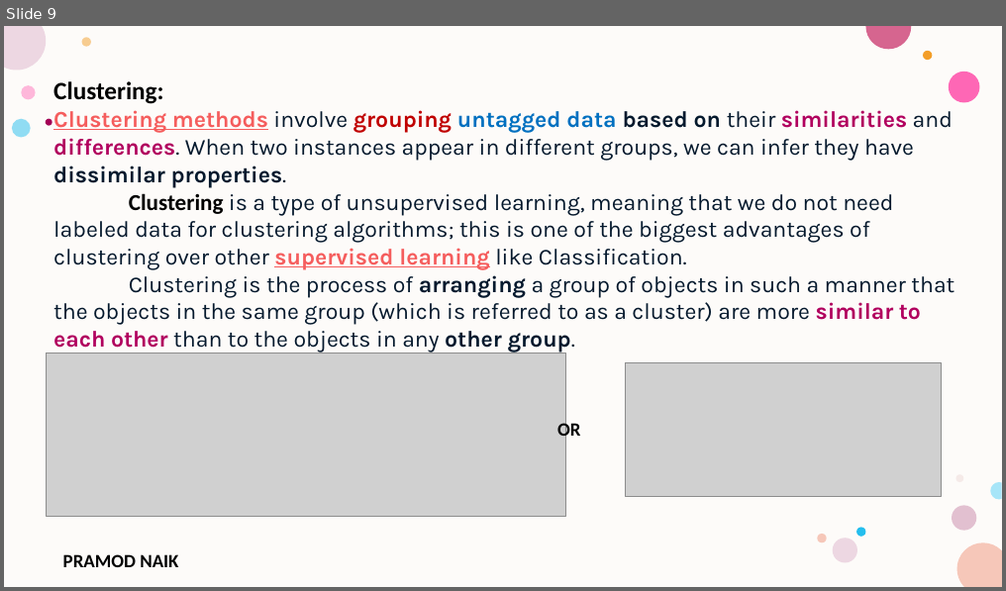
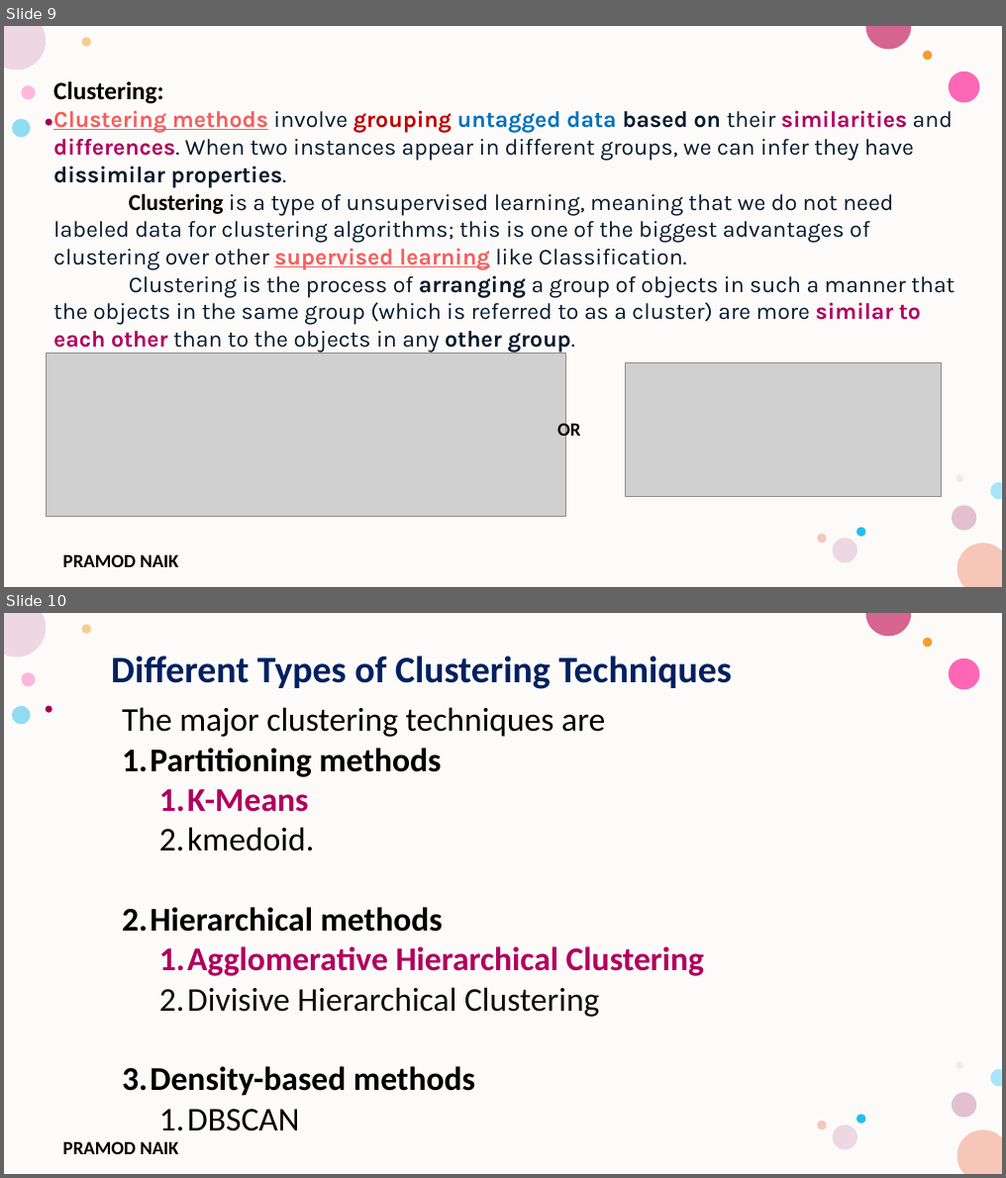
Before and after one commit to PRAMODNAIK-DEV/MCA-2nd-Sem-ML-Data-Analytics-Shridevi-College, a slide deck: Theory Class-Notes/Unit-3 Unsupervised Learning.pptx. Shown one above the other, each under a label of ours: slide 9 before the commit, slides 9 and 10 after it. The pictures are 1006x591 and 1006x1178 pixels, drawn with LibreOffice and Linux fonts; fonts in the diff are those of the drawing; grey boxes stand for pictures; background and template pictures are left out. Boxes give left, top, right and bottom in pixels: in the first picture for what was removed or moved away, otherwise in the second. Text is boxed around its words. In the diff, an @@ line names an element or a change of style, - is before the commit and + after.

Commit message:
Completed Hierarchical Clustering.

```diff
--- a/Theory Class-Notes/Unit-3 Unsupervised Learning.pptx
+++ b/Theory Class-Notes/Unit-3 Unsupervised Learning.pptx
@@ slide 10 added at bbox=[4, 613, 1002, 1174], background #FFFFFF; not listed: 17 template elements that a slide beside it also shows @@
@@ text added at bbox=[111, 656, 732, 689], 36 pt, text #002060, bold @@
+Different Types of Clustering Techniques
@@ text added at bbox=[122, 707, 704, 1132], 32 pt, text #000000, bold @@
+The major clustering techniques are
+1. Partitioning methods
+  1. K-Means
+  2. kmedoid.
+2. Hierarchical methods
+  1. Agglomerative Hierarchical Clustering
+  2. Divisive Hierarchical Clustering
+3. Density-based methods
+  1. DBSCAN
```
Also in this commit, not shown: 1 slide changed, 20 other slides added, 2 slides removed, 1 other file.
